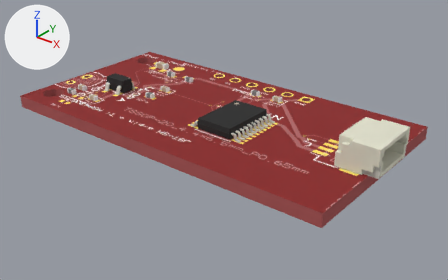
The glTF model public/viewer/jst-sh__msp430g2553__photodiode/3d.glb: old version first, new version second.
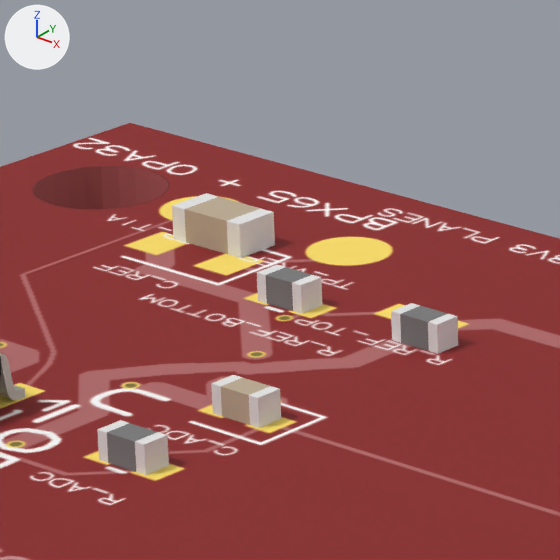
The first picture shows the older version from a camera (50 mm lens) standing at (40.0, -47.9, 27.3) and looking at (2.2, -0.7, -1.9). The close-ups show the older and then the newer version on the part from 30% to 46% of the width and 13% to 39% of the height of that picture. Only the edits that show in the close-ups are written down. The lights are fixed; the arrows at upper left show +X, +Y and +Z.

Objects in the first close-up: 'Box0', 'C_ADC', 'C_REF', 'R_ADC', 'R_REF_BOTTOM', 'R_REF_TOP' and 1 more.
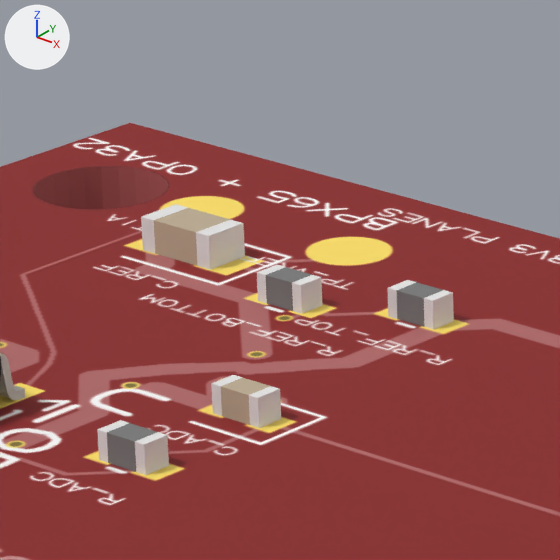
The change in detail:
Object 'R_REF_TOP' (ob_r_ref_top) moves from (-8.0, 5.2, 0.7) to (-8.8, 6.0, 0.7).
Object 'C_REF' (ob_c_ref) moves from (-14.0, 6.75, 0.7) to (-14.0, 6.0, 0.7).

Where the change shows, as pixel boxes [x1, y1, x2, y2] in the close-ups (560 x 560 px):
'C_REF', moved: before [172, 193, 275, 258]; after [141, 204, 245, 270]
'R_REF_TOP', moved: before [391, 303, 458, 354]; after [387, 280, 454, 330]
